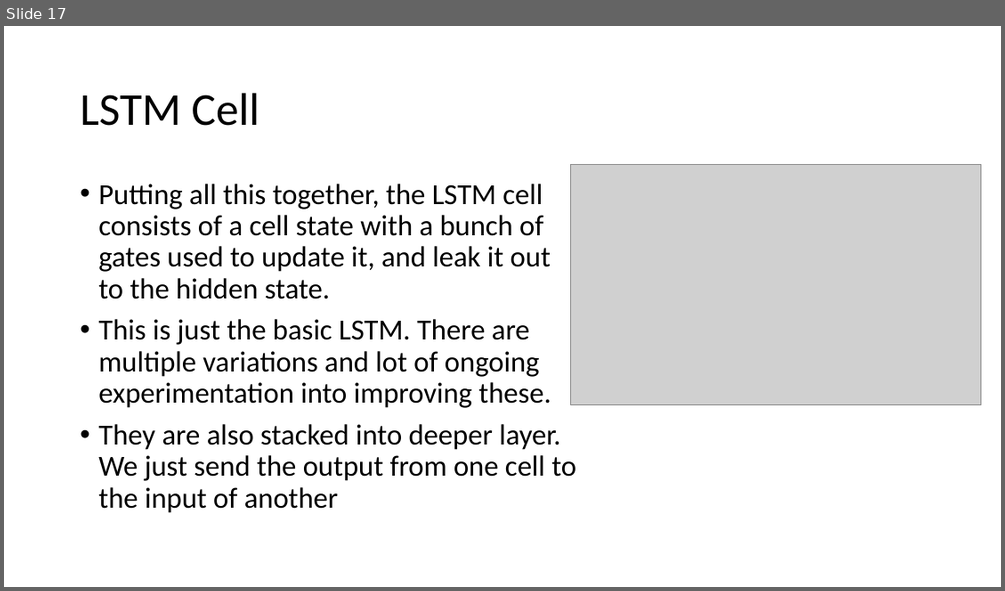
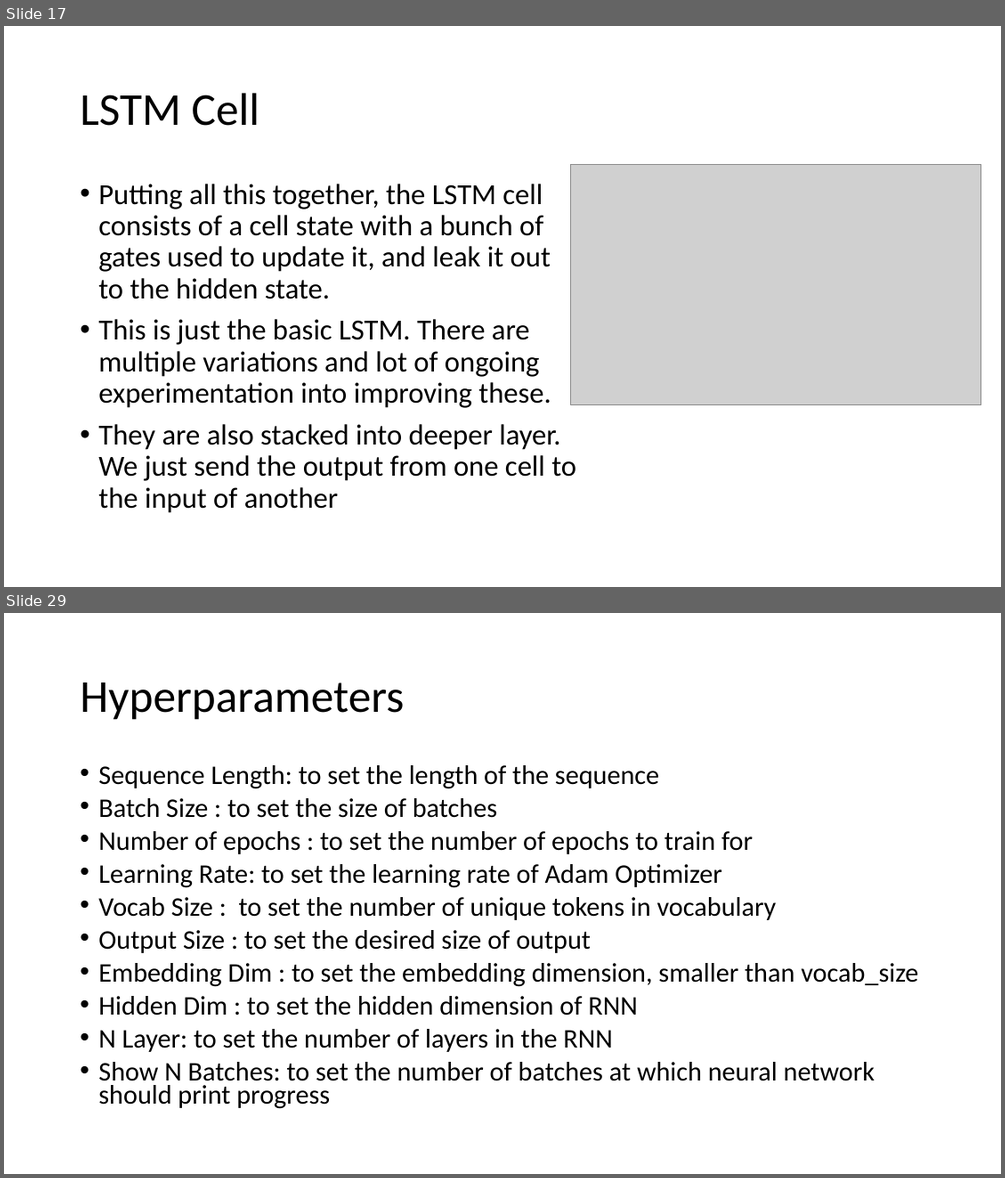
Before and after one commit to binit92/INSE-6421, a slide deck: Presentation.pptx. Shown one above the other, each under a label of ours: slide 17 before the commit, slides 17 and 29 after it; the slides between them are not shown. The pictures are 1005x591 and 1005x1178 pixels, drawn with LibreOffice and Linux fonts; fonts in the diff are those of the drawing; grey boxes stand for pictures. Boxes give left, top, right and bottom in pixels: in the first picture for what was removed or moved away, otherwise in the second. Text is boxed around its words. In the diff, an @@ line names an element or a change of style, - is before the commit and + after.

```diff
--- a/Presentation.pptx
+++ b/Presentation.pptx
@@ slide 29 added at [4, 613, 1001, 1174], background #FFFFFF @@
@@ title added at [80, 682, 404, 720], 44 pt, text #000000 @@
+Hyperparameters
@@ text added at [98, 765, 918, 1109], 25.9 pt, text #000000 @@
+• Sequence Length: to set the length of the sequence
+• Batch Size : to set the size of batches
+• Number of epochs : to set the number of epochs to train for
+• Learning Rate: to set the learning rate of Adam Optimizer
+• Vocab Size : to set the number of unique tokens in vocabulary
+• Output Size : to set the desired size of output
+• Embedding Dim : to set the embedding dimension, smaller than vocab_size
+• Hidden Dim : to set the hidden dimension of RNN
+• N Layer: to set the number of layers in the RNN
+• Show N Batches: to set the number of batches at which neural network should print progress
```
Also in this commit, not shown: 8 slides changed, 8 other slides added, 1 slide removed.
